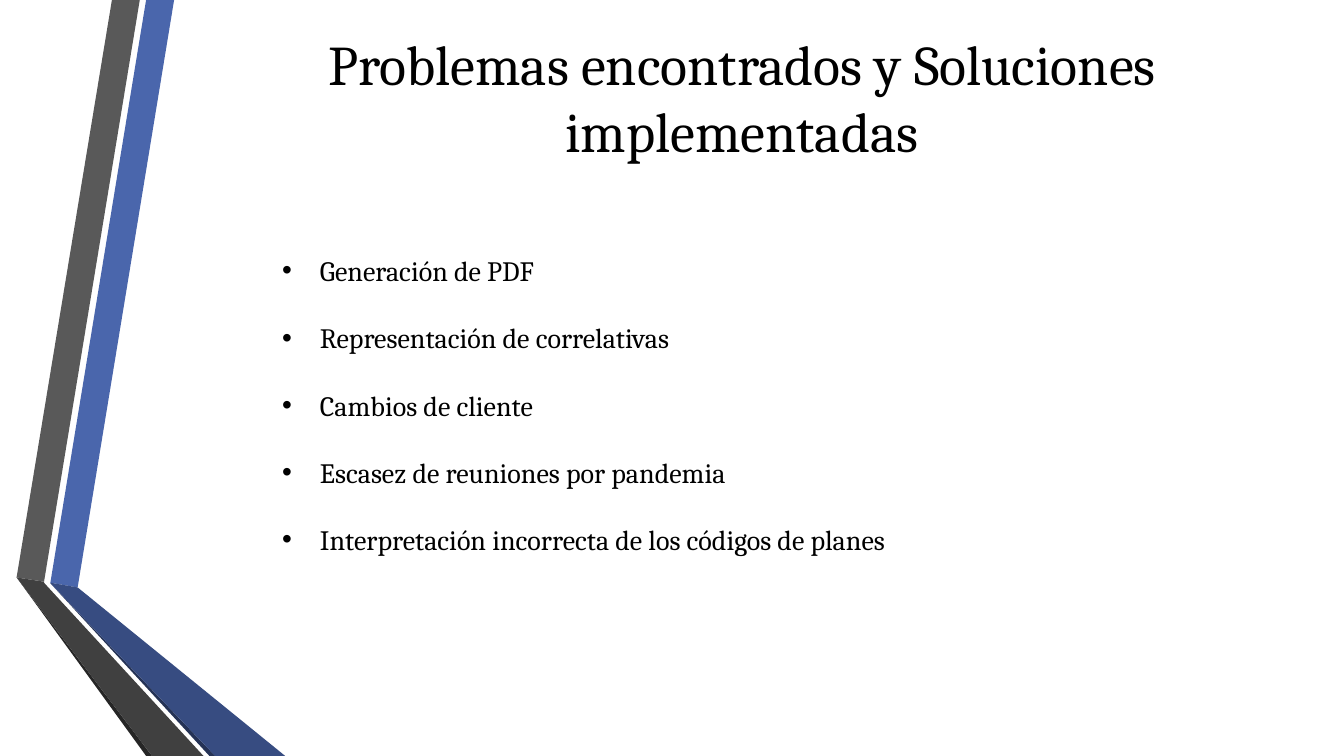
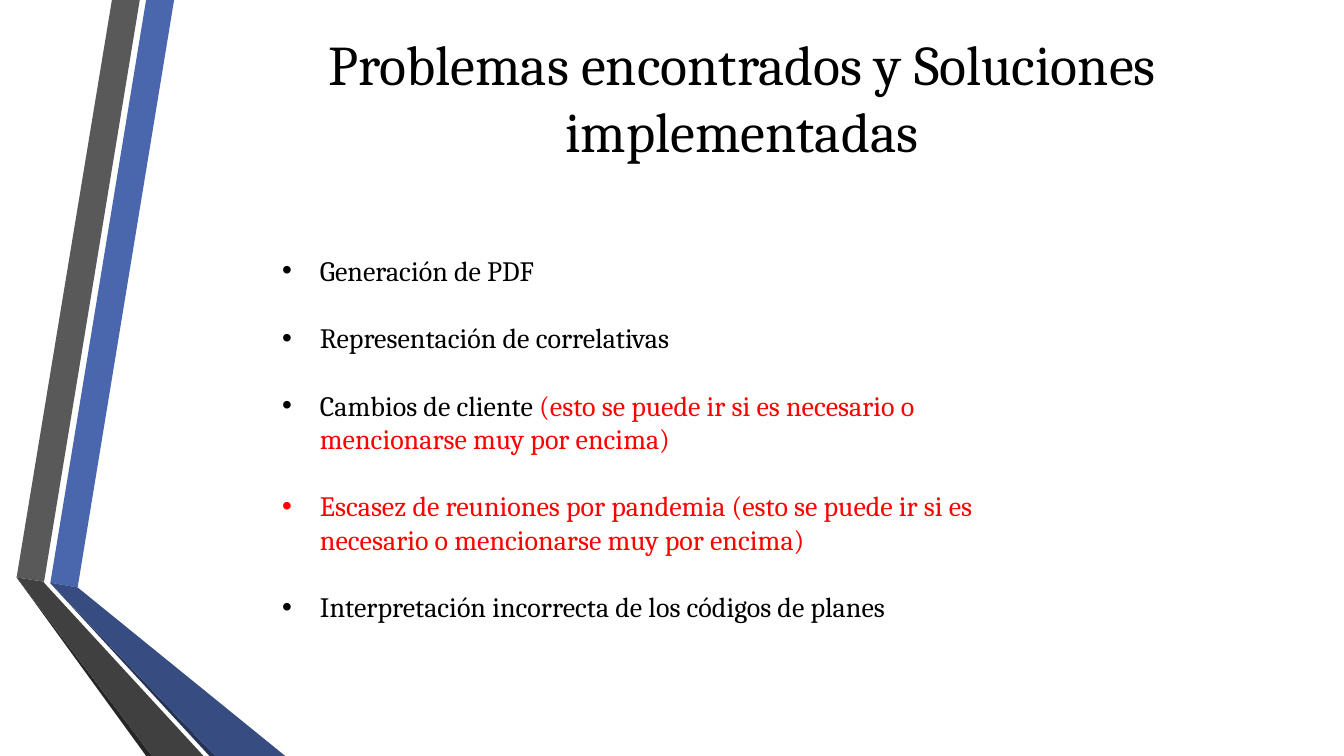
Before and after one commit to fge23/Sistema-VASPA, a slide deck: slide 8 of Presentaciones/Presentación VASPA - Diciembre 2020 - Examen Final/Presentación VASPA - Diciembre 2020 - Examen Final.pptx. Drawn at 1344x756 pixels with LibreOffice and Linux fonts; fonts in the diff are those of the drawing; background and template pictures are left out. Boxes give left, top, right and bottom in pixels: in the first picture for what was removed or moved away, otherwise in the second. Text is boxed around its words. In the diff, an @@ line names an element or a change of style, - is before the commit and + after.

```diff
--- a/Presentaciones/Presentación VASPA - Diciembre 2020 - Examen Final/Presentación VASPA - Diciembre 2020 - Examen Final.pptx
+++ b/Presentaciones/Presentación VASPA - Diciembre 2020 - Examen Final/Presentación VASPA - Diciembre 2020 - Examen Final.pptx
@@ text at box(320, 396, 972, 556): text changed; text colour #000000 to #FF0000 @@
-• Cambios de cliente
-• Escasez de reuniones por pandemia
+• Cambios de cliente (esto se puede ir si es necesario o mencionarse muy por encima)
+• Escasez de reuniones por pandemia (esto se puede ir si es necesario o mencionarse muy por encima)
```
Also in this commit, not shown: 4 other slides changed.
